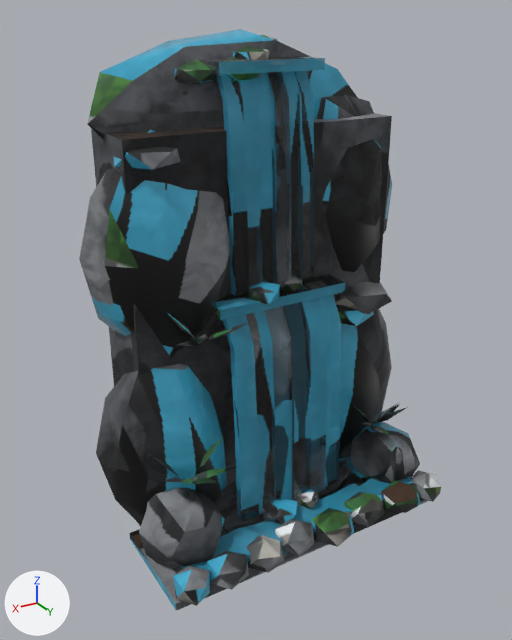
One commit to the FBX model modelos/planeta_humano/cascada_pequena/cascada_pequena.fbx: the scene before it, then after it.
Before and after are seen from a 50 mm camera at (4.19, 6.57, 6.01) aimed at (0.14, -0.18, 2.63). The axes (+X, +Y, +Z) are drawn at lower left. The lights are the same throughout. The picture after the commit comes second.

In view in the first picture: 'cascada_pequena', 'cascada_pequena_agua', 'cascada_pequena_espuma' and 1 more.
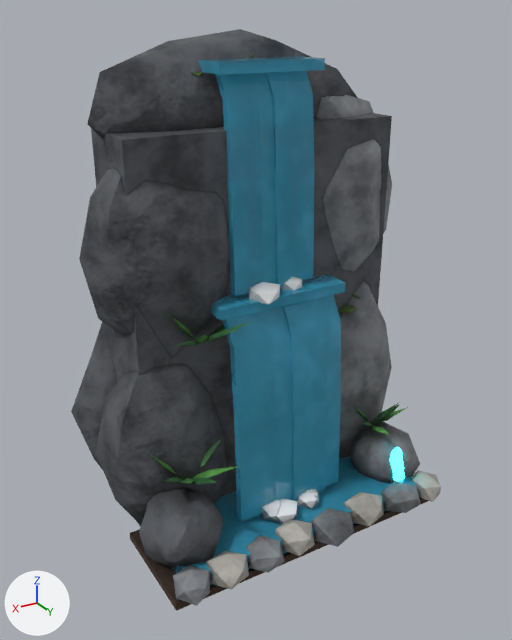
What the commit changed:
me_cascada_pequena is used by ob_cascada_pequena; location (0.0, 0.0, 0.0).
me_cascada_pequena had 724 vertices, 1236 faces and spanned x -2.13..2.14, y -1.21..1.26, z 0.0..5.87.
me_cascada_pequena now has 892 vertices, 1556 faces and spans x -2.2..2.18, y -1.74..1.27, z 0.0..5.87.
me_cascada_pequena part 2: the loose piece of 12 vertices spanning x -0.02..0.58, y -0.72..-0.11, z 5.3..5.6 is scaled about its middle by (0.321, 0.321, 0.229), then moved by (0.0, -0.01, -0.01).
me_cascada_pequena part 3: the loose piece of 12 vertices spanning x -1.77..-0.92, y -0.59..0.28, z 2.48..2.88 is scaled about its middle by (0.32, 0.32, 0.229), then moved by (-0.01, -0.03, 0.0).
me_cascada_pequena part 4: the loose piece of 12 vertices spanning x 0.45..0.98, y -0.75..-0.22, z 5.32..5.58 is scaled about its middle by (0.321, 0.321, 0.229), then moved by (-0.02, 0.01, -0.01).
me_cascada_pequena part 5: the loose piece of 12 vertices spanning x -1.55..-0.78, y -0.44..0.29, z 2.38..2.71 is scaled about its middle by (0.324, 0.324, 0.231), then moved by (0.0, -0.01, 0.0).
me_cascada_pequena part 6: the loose piece of 12 vertices spanning x -0.23..0.28, y -0.78..-0.27, z 5.5..5.7 is scaled about its middle by (0.325, 0.325, 0.232), then moved by (0.02, 0.01, 0.0).
me_cascada_pequena part 7: the loose piece of 12 vertices spanning x 0.99..1.74, y -0.61..0.08, z 4.54..4.84 is scaled about its middle by (0.322, 0.322, 0.23), then moved by (0.0, 0.0, 0.01).
me_cascada_pequena part 8: a new loose piece of 42 vertices spanning x -0.06..2.18, y -1.69..-0.59, z 0.0..2.82, in mat_cascada_pequena_mat.
me_cascada_pequena part 9: 954 kept faces spanning x -2.13..2.14, y -1.18..1.27, z 0.0..5.87 get new texture (UV) coordinates.
Other edits to the shape of me_cascada_pequena do not show in these pictures.
me_cascada_pequena_espuma has 132 vertices, 220 faces and spans x -0.36..0.46, y -0.37..0.8, z 0.23..3.23.
me_cascada_pequena_espuma is used by ob_cascada_pequena_espuma; location (0.0, 0.0, 0.0).
me_cascada_pequena_espuma part 10: texture (UV) coordinates of 220 of 220 faces, centred in x -0.35..0.45, y -0.35..0.77, z 0.28..3.18, changed; they spanned u 0.0..0.97, v 0.01..1.0 and now span u 0.04..0.98, v 0.1..0.98.
me_cascada_pequena_agua has 438 vertices, 504 faces and spans x -1.7..1.7, y -0.85..1.0, z 0.06..5.58.
me_cascada_pequena_agua is used by ob_cascada_pequena_agua; location (0.0, 0.0, 0.0).
me_cascada_pequena_agua part 1: texture (UV) coordinates of 504 of 504 faces, centred in x -1.7..1.7, y -0.85..1.0, z 0.07..5.58, changed; they spanned u 0.0..1.0, v 0.0..1.0 and now span u 0.0..0.98, v 0.0..0.98.

What differs and where, as boxes (x1, y1, x2, y2) in the pictures (512 x 640 px; the box of a moved part takes in the faces that stretch with it):
'cascada_pequena', reshaped: before (79, 29, 441, 611); after (71, 29, 441, 611)
part 1 of me_cascada_pequena_agua, surface changed: (173, 56, 417, 585) in both
part 2 of me_cascada_pequena, moved or reshaped (not visible afterwards): before (216, 57, 261, 81)
part 3 of me_cascada_pequena, moved or reshaped (mostly hidden afterwards): before (335, 281, 392, 314); after (352, 294, 360, 299)
part 4 of me_cascada_pequena, moved or reshaped: before (174, 60, 217, 85); after (192, 72, 203, 76)
part 5 of me_cascada_pequena, moved or reshaped: before (336, 305, 374, 326); after (338, 305, 355, 313)
part 6 of me_cascada_pequena, moved or reshaped (not visible afterwards): before (233, 46, 269, 59)
part 7 of me_cascada_pequena, moved or reshaped (not visible afterwards): before (113, 146, 180, 170)
part 8 of me_cascada_pequena, added: after (71, 322, 118, 470)
part 9 of me_cascada_pequena, surface changed: (79, 29, 441, 611) in both
part 10 of me_cascada_pequena_espuma, surface changed: (248, 277, 319, 524) in both
